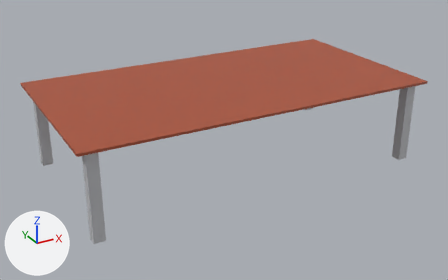
The glTF model public/models/room-3d/room.gltf, before and after one commit.
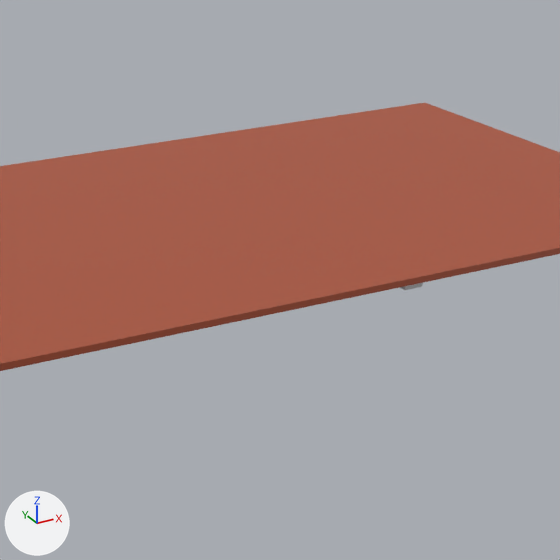
Each version is shown whole from a 50 mm camera at (-2.392, -4.335, 2.361) aimed at (-0.062, -0.1, 0.244), then close up on the part from 34% to 81% of the width and 0% to 76% of the height. Every picture has the same lights, and +X, +Y and +Z are marked at lower left.

Names of what the first close-up shows: 'Desk'.
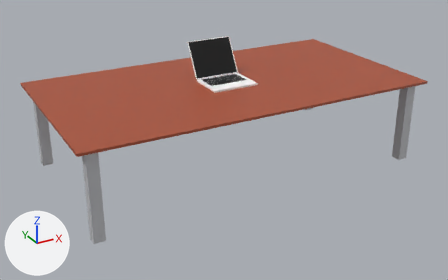
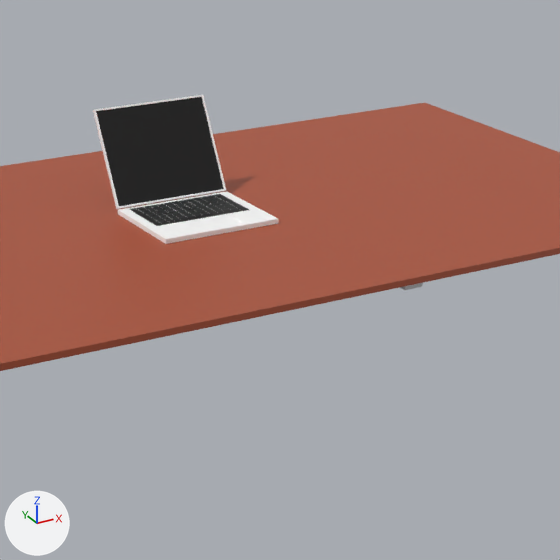
Commit message: Added laptop

Location of each change, [x1, y1, x2, y2] in pixels of the close-ups (560 x 560 px):
'Laptop', added: after [93, 95, 279, 244]

The edits, one by one:
Mesh me_cube is new.
It has 842 vertices, 1676 faces and spans x -0.2..0.2, y -0.2..0.291, z 0.0..0.303.
It uses material mat_vertexcolormaterial.
Object 'Laptop' (ob_laptop) is new; it shows me_cube.
Its location is (0.0, 0.0, 0.721).
